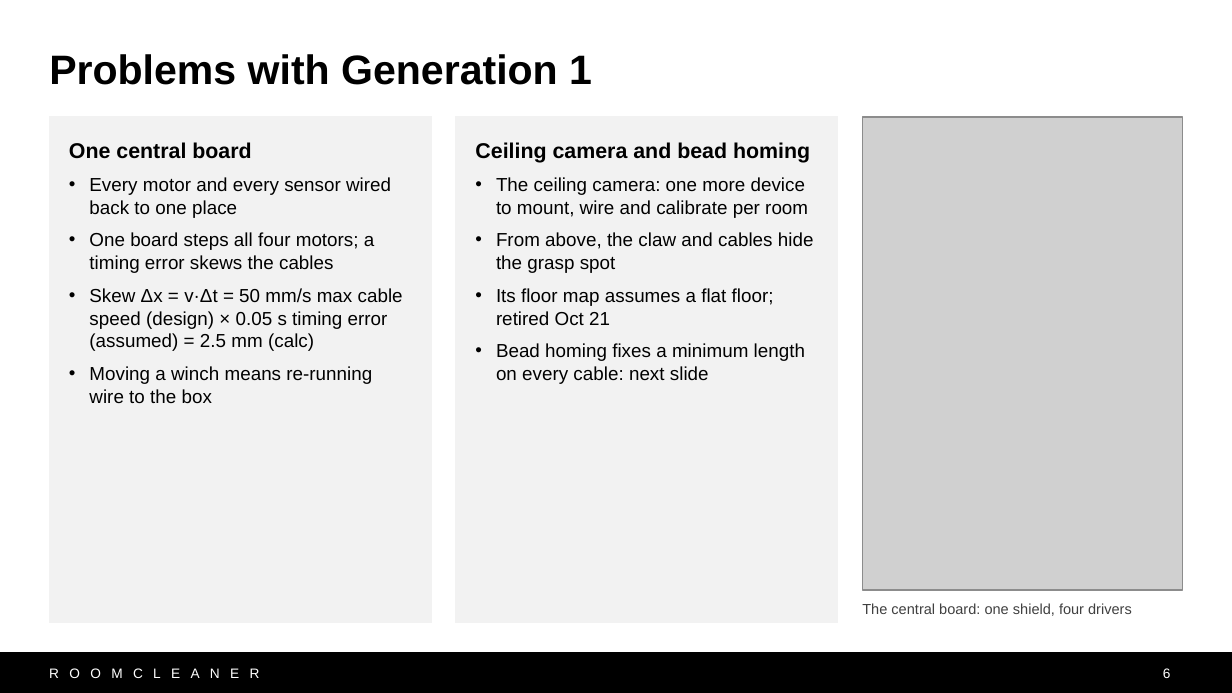
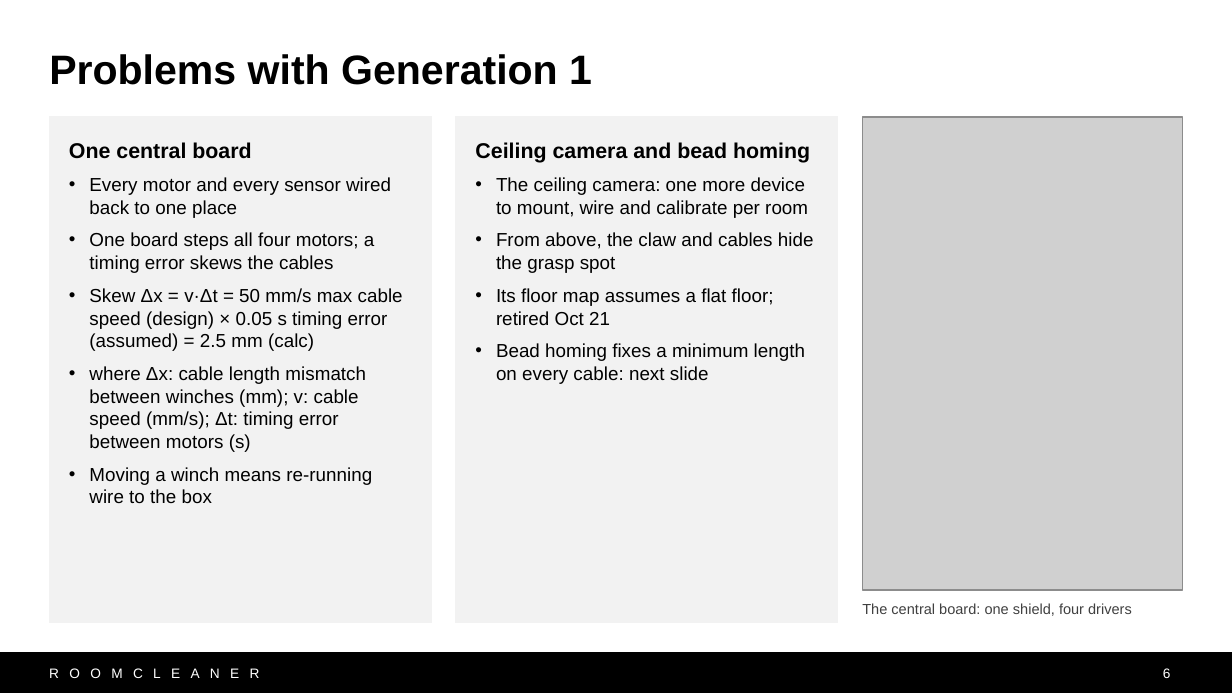
Before and after one commit to Jaspario1199/RoomCleaner, a slide deck: slide 6 of docs/presentation/deck_v10/RoomCleaner_Buntinx_v10.pptx. Drawn at 1232x693 pixels with LibreOffice and Linux fonts; fonts in the diff are those of the drawing; grey boxes stand for pictures. Boxes give left, top, right and bottom in pixels: in the first picture for what was removed or moved away, otherwise in the second. Text is boxed around its words. In the diff, an @@ line names an element or a change of style, - is before the commit and + after.

```diff
--- a/docs/presentation/deck_v10/RoomCleaner_Buntinx_v10.pptx
+++ b/docs/presentation/deck_v10/RoomCleaner_Buntinx_v10.pptx
@@ text in rectangle at [89, 366, 366, 452]: paragraph added @@
+• where Δx: cable length mismatch between winches (mm); v: cable speed (mm/s); Δt: timing error between motors (s)
```
Also in this commit, not shown: 8 other slides changed, 9 other files.
